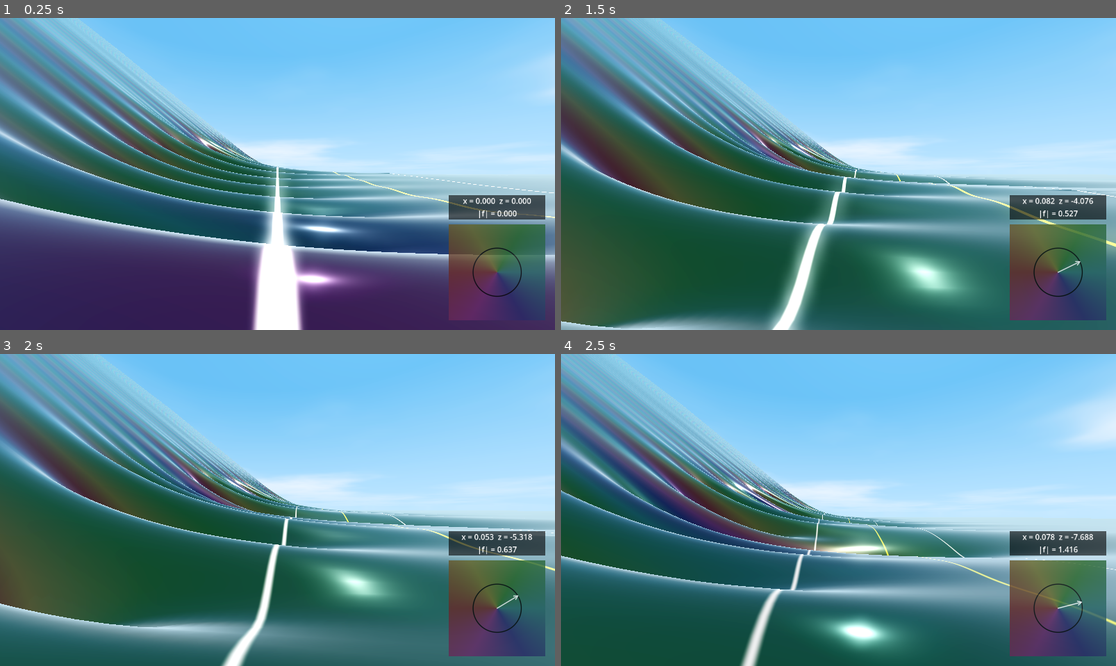
Above: before the commit, frames 1-4 (two rows, left to right).
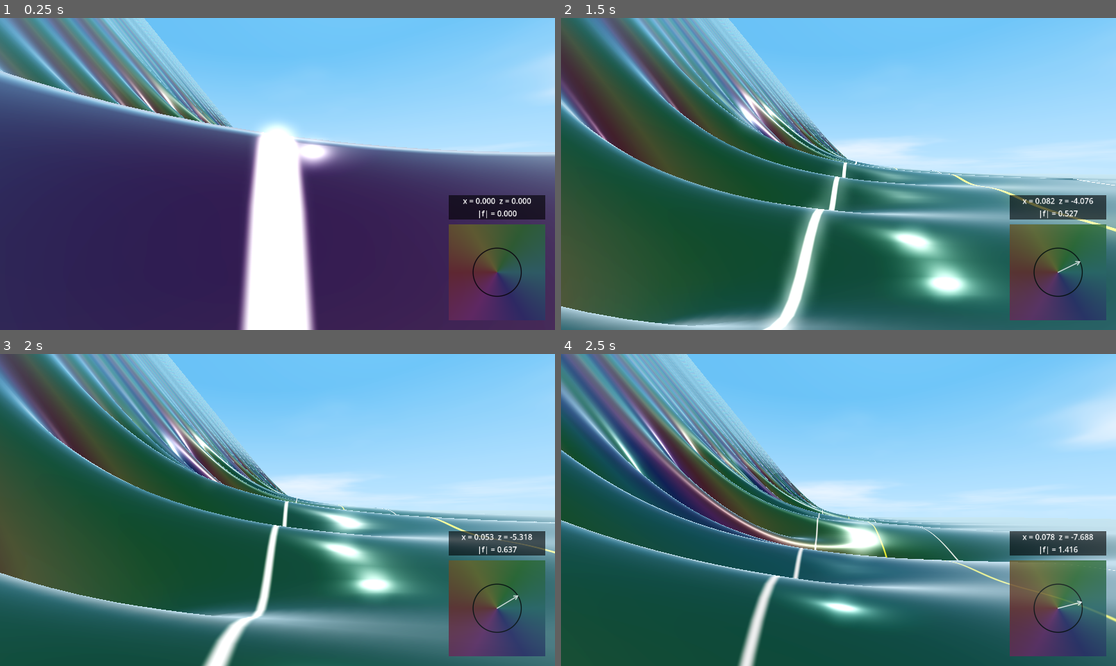
Above: after the commit, the same moments.

Repository: allanino/complex-functions-explorer
Game: Godot game, scene res://scenes/main.tscn
The game is run twice, just before and just after one commit, with the same random seed, the same clock (stepped at 60 frames per second) and the same inputs.
Inputs (mouse positions are in pixels of both pictures, inside the frame that each line leads up to):
- Up to frame 1 (0.25 s): no input
- Up to frame 2 (1.5 s): tap Enter at 0.5 s; move the mouse to (866, 174) at 0.52 s; hold Shift 0.53-1.28 s; hold W (move_forward) from 0.53 s (still down); tap Space at 0.77 s; move the mouse to (810, 174) at 1.27 s; tap Ctrl at 1.35 s
- Up to frame 3 (2 s): keep holding W (move_forward); tap Space at 1.52 s
- Up to frame 4 (2.5 s): keep holding W (move_forward); move the mouse to (849, 503) at 2.02 s; hold Shift from 2.03 s (still down)

The runs differ from the first frame. In frame 1, 49% of the frame differs, in the area x 0-100%, y 0-100%; in frame 2, 34%; in frame 3, 40%; in frame 4, 30%.

Commit message:
Increase height variation a little

Diff:
--- a/scripts/field.gd
+++ b/scripts/field.gd
@@ -82,4 +82,4 @@
 
 static func get_height(x: float, z: float) -> float:
 	var f = get_field(x, z)
-	return 2.0 * log(1.0 + f.length())
+	return 3.0 * log(1.0 + f.length())
Not shown, changed: shaders/field.gdshaderinc
